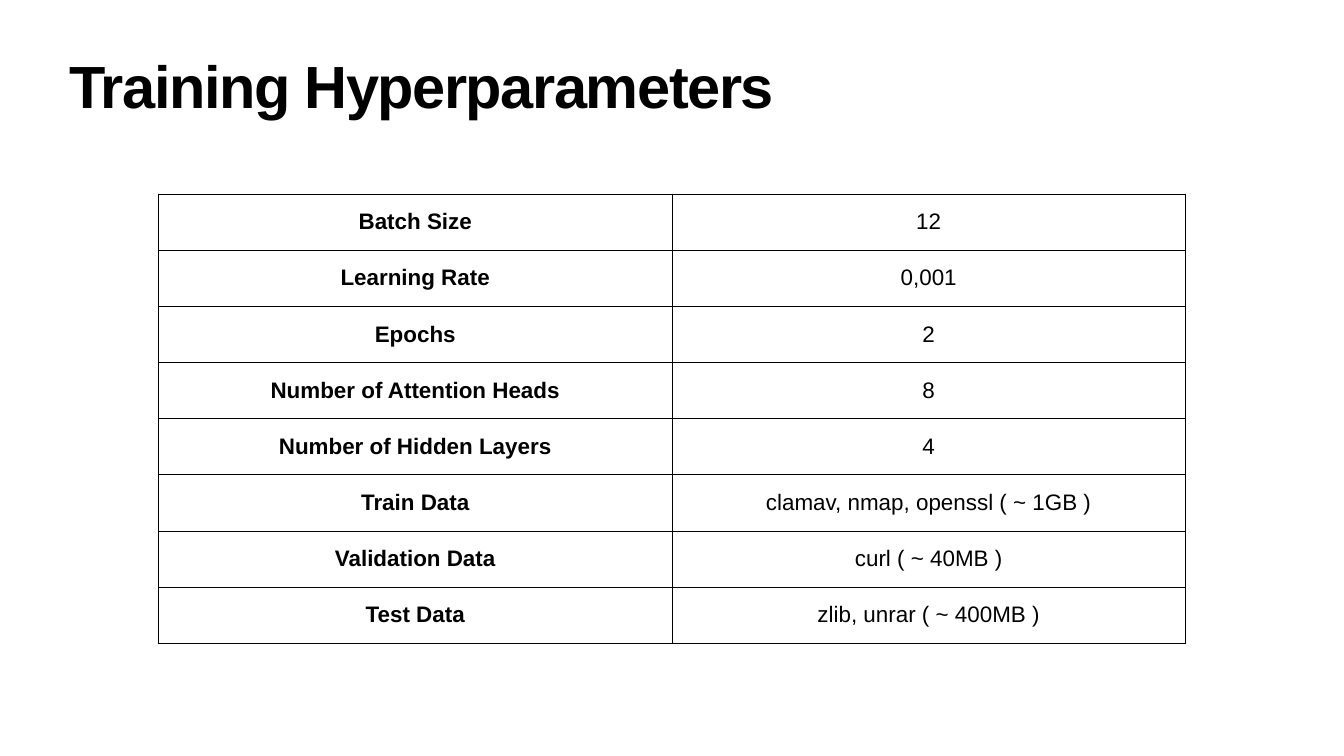
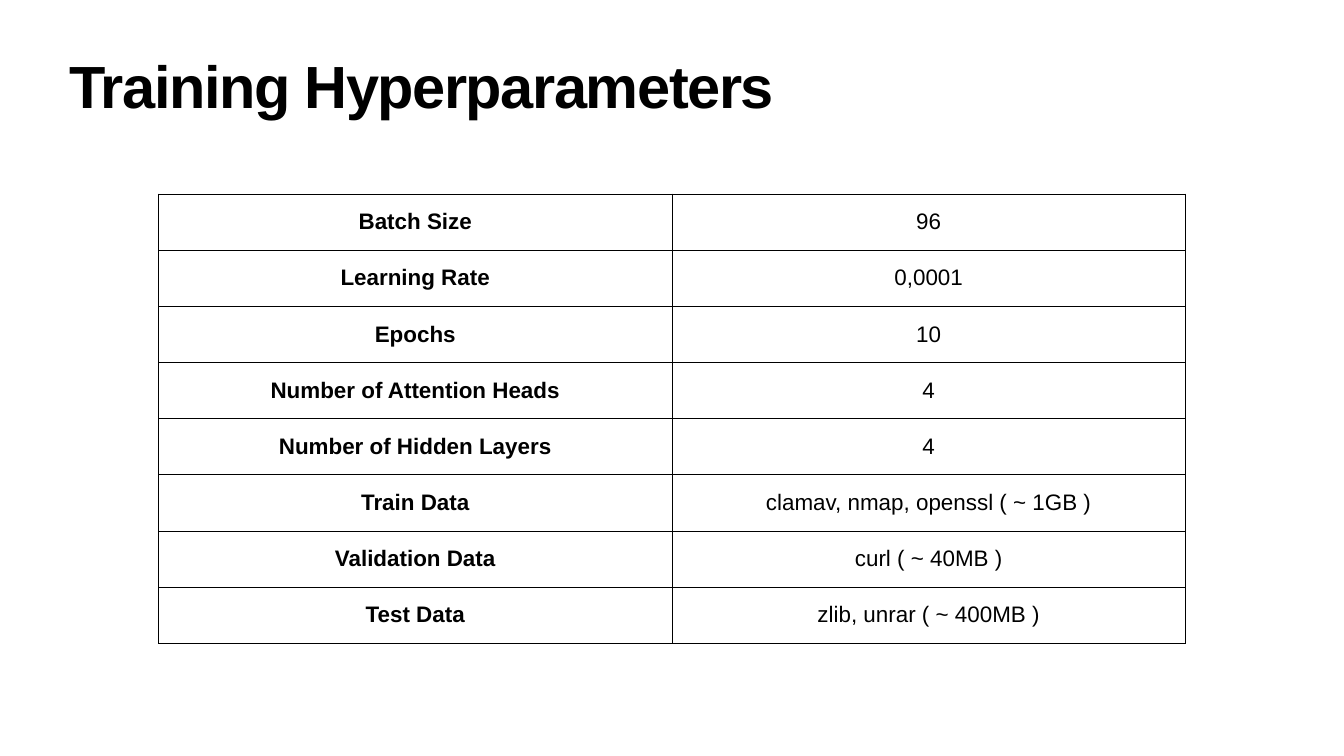
Before and after one commit to julig3ccd/BinAI, a slide deck: slide 13 of presentation/final_presentation.pptx (slide 11 before the commit). Drawn at 1344x756 pixels with LibreOffice and Linux fonts; fonts in the diff are those of the drawing. Boxes give left, top, right and bottom in pixels: in the first picture for what was removed or moved away, otherwise in the second. Text is boxed around its words. In the diff, an @@ line names an element or a change of style, - is before the commit and + after.

```diff
--- a/presentation/final_presentation.pptx
+++ b/presentation/final_presentation.pptx
@@ table at bbox=[159, 194, 1186, 643] @@
-row 1, column 2: 12
+row 1, column 2: 96
-row 2, column 2: 0,001
+row 2, column 2: 0,0001
-row 3, column 2: 2
+row 3, column 2: 10
-row 4, column 2: 8
+row 4, column 2: 4
```
Also in this commit, not shown: 4 other slides changed, 3 slides added, 1 slide removed.
